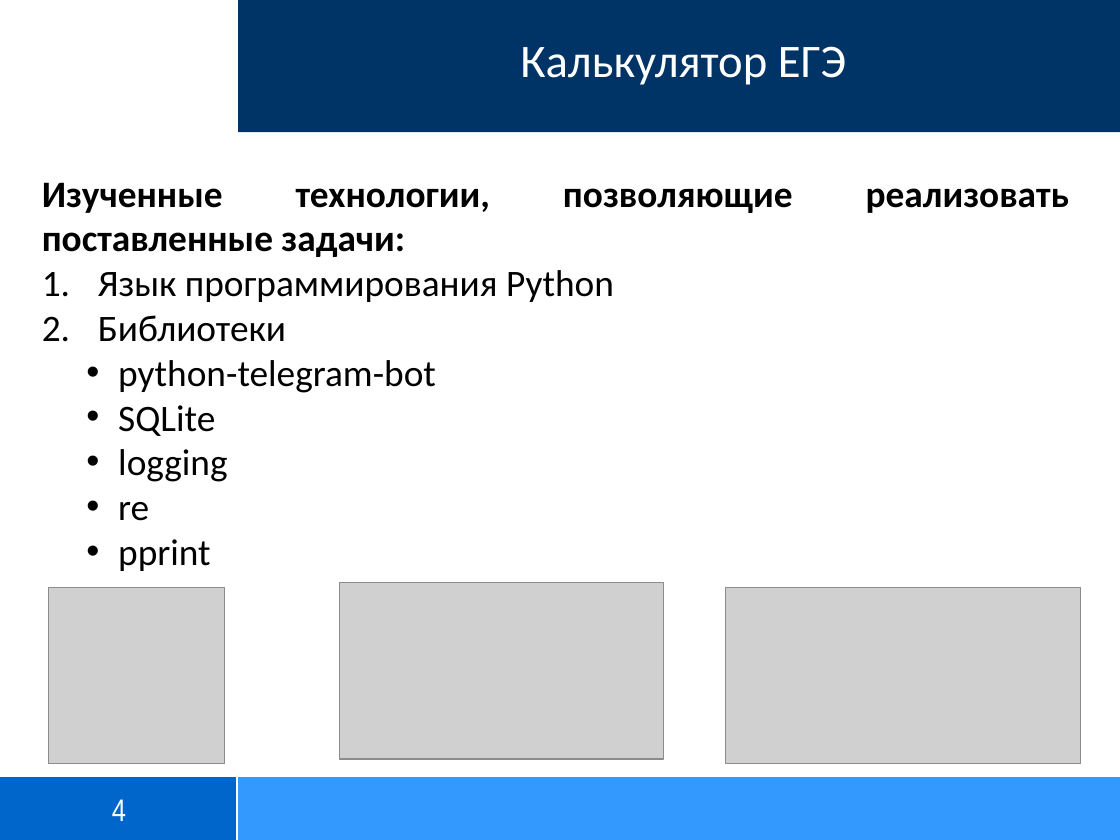
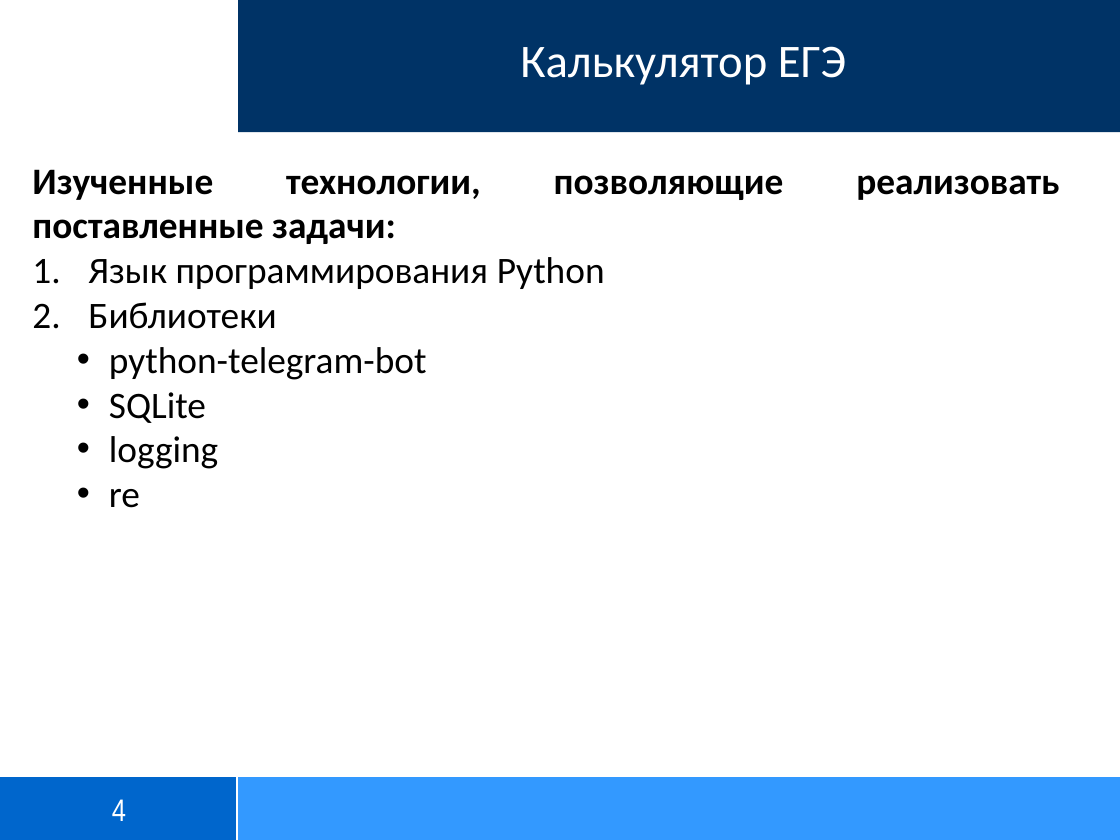
Before and after one commit to TheLost30/telegram_EGE_bot, a slide deck: slide 4 of data/Калькулятор ЕГЭ (Гриб Кирилл).PPTX. Drawn at 1120x840 pixels with LibreOffice and Linux fonts; fonts in the diff are those of the drawing; grey boxes stand for pictures; background and template pictures are left out. Boxes give left, top, right and bottom in pixels: in the first picture for what was removed or moved away, otherwise in the second. Text is boxed around its words. In the diff, an @@ line names an element or a change of style, - is before the commit and + after.

```diff
--- a/data/Калькулятор ЕГЭ (Гриб Кирилл).PPTX
+++ b/data/Калькулятор ЕГЭ (Гриб Кирилл).PPTX
@@ text "Изученные технологии, позволяющие реализовать поставленные ...": place and size @@
-text "Изученные технологии, позволяющие реализовать поставленные ..." at bbox=[42, 182, 793, 571]
+text "Изученные технологии, позволяющие реализовать поставленные ..." at bbox=[32, 169, 784, 508]
@@ text at bbox=[118, 539, 210, 571]: paragraph removed @@
-• pprint
@@ picture removed at bbox=[48, 588, 224, 764] @@
@@ picture removed at bbox=[339, 582, 663, 758] @@
@@ picture removed at bbox=[726, 588, 1081, 764] @@
```
Also in this commit, not shown: 8 other slides changed.
